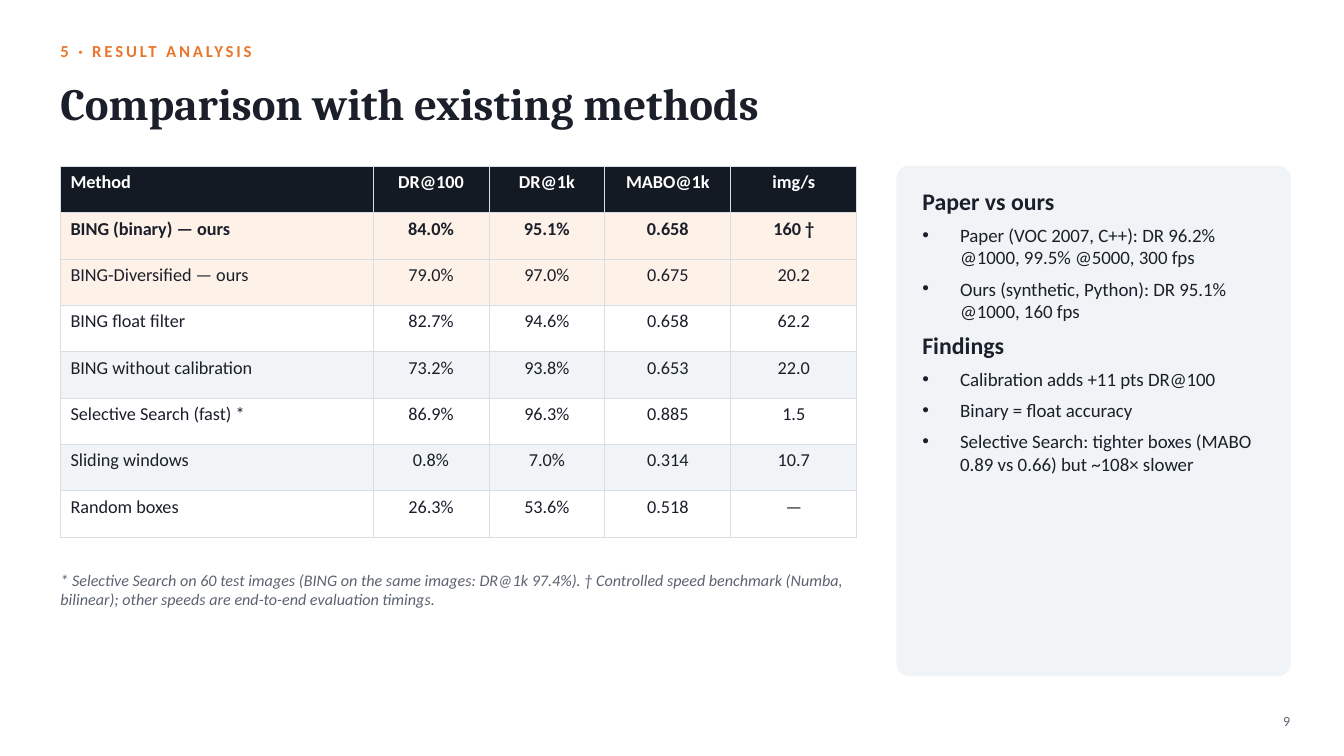
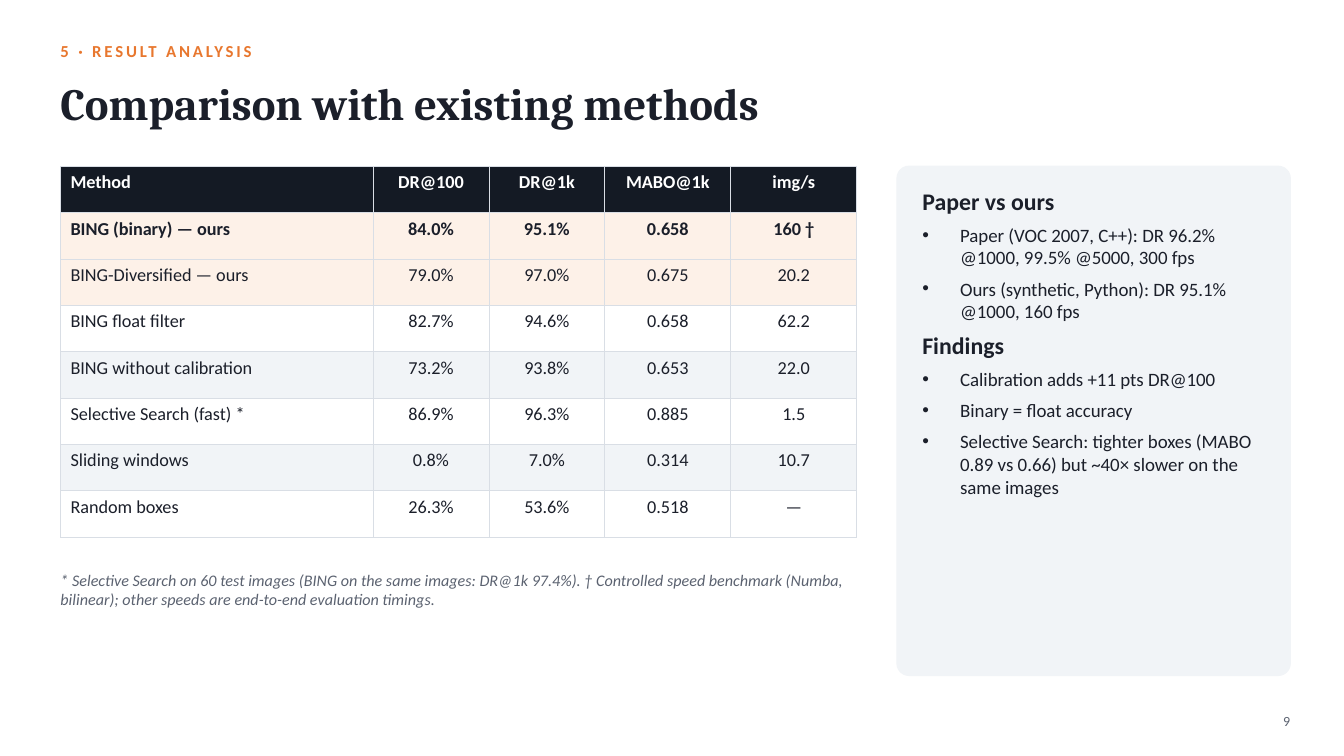
Before and after one commit to hari18305/cvprojectg10, a slide deck: slide 9 of presentation/BING_Objectness_Group10.pptx. Drawn at 1344x756 pixels with LibreOffice and Linux fonts; fonts in the diff are those of the drawing. Boxes give left, top, right and bottom in pixels: in the first picture for what was removed or moved away, otherwise in the second. Text is boxed around its words. In the diff, an @@ line names an element or a change of style, - is before the commit and + after.

Commit message:
Update slide PDF, Selective Search speed comparison and README

```diff
--- a/presentation/BING_Objectness_Group10.pptx
+++ b/presentation/BING_Objectness_Group10.pptx
@@ text at (960,434,1251,498): text changed @@
-• Selective Search: tighter boxes (MABO 0.89 vs 0.66) but ~108× slower
+• Selective Search: tighter boxes (MABO 0.89 vs 0.66) but ~40× slower on the same images
```
Also in this commit, not shown: 3 other files.
